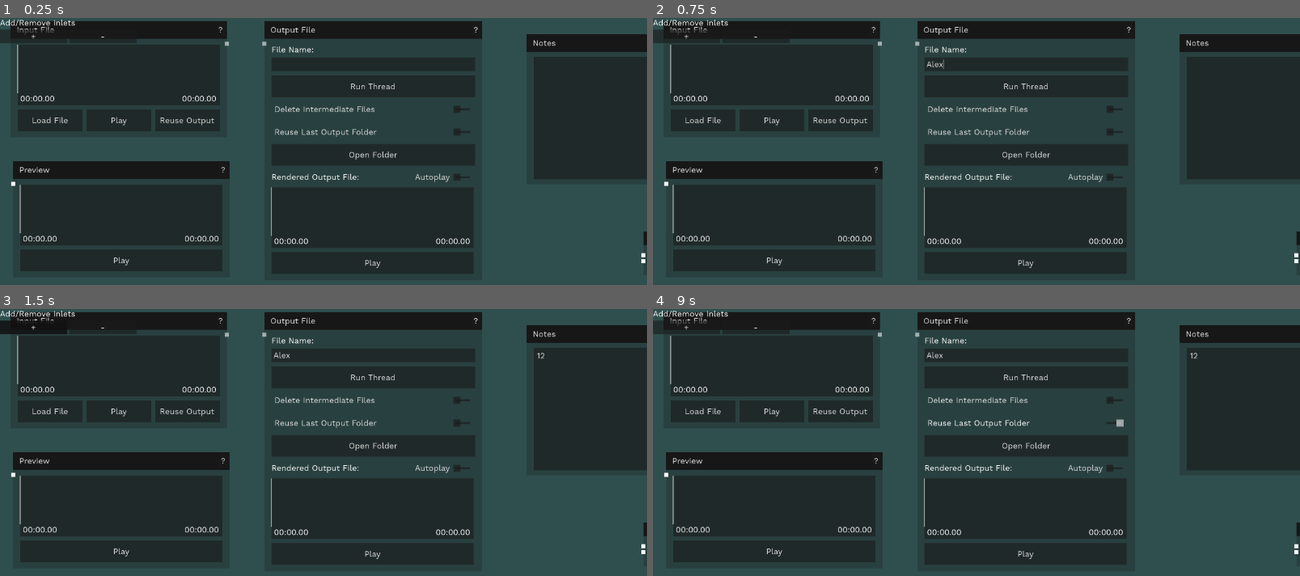
Above: before the commit, frames 1-4 (two rows, left to right).
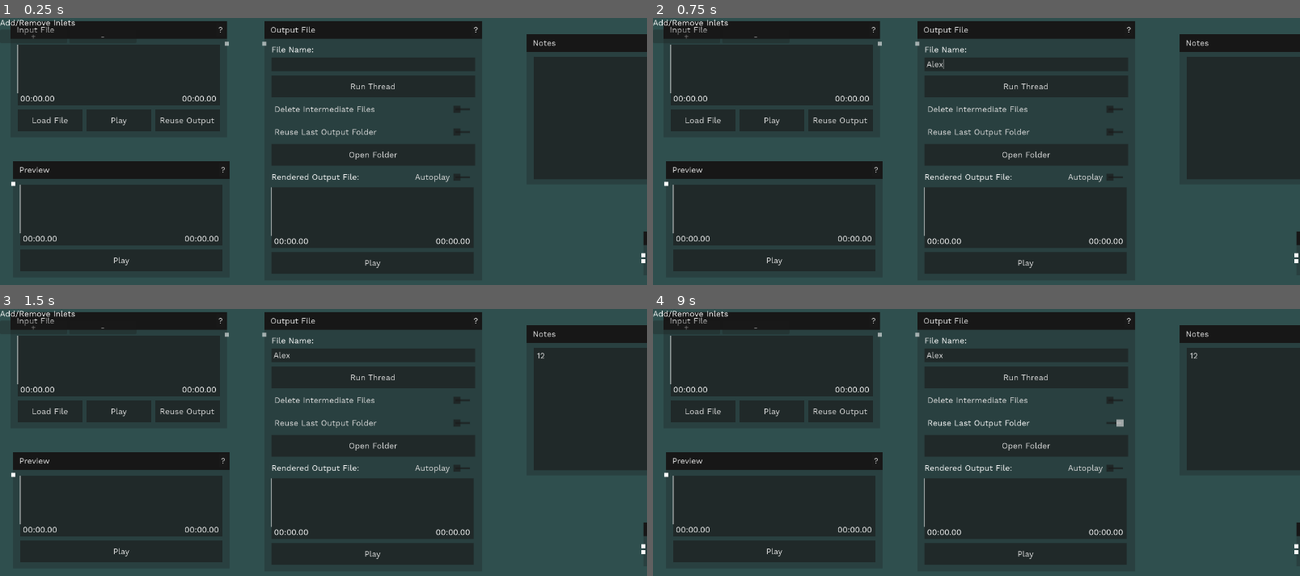
Above: after the commit, the same moments.

Repository: meefs/SoundThread
Game: Godot game, scene res://scenes/Nodes/addremoveinlets.tscn
Two runs of this game, one before a commit and one after it. Both use one fixed random seed, a clock stepped at 60 frames per second and the inputs below. This scene is started directly instead of the project's main scene.
Inputs (mouse positions are in pixels of both pictures, inside the frame that each line leads up to):
- Up to frame 1 (0.25 s): no input
- Up to frame 2 (0.75 s): click (1028, 63) at 0.52 s; type "Alex" at 0.6 s
- Up to frame 3 (1.5 s): click (621, 410) at 0.75 s; type "12" at 0.83 s; click (32, 327) at 1.25 s, where only the run before the commit has a clickable "+"
- Up to frame 4 (9 s): click (756, 327) at 2 s, where only the run before the commit has a clickable "-"; click "Play" at 2.75 s; click "Play" at 3.5 s; click "?" at 4.25 s; click "Reuse Output" at 5 s; click (769, 359) at 5.77 s; click "?" at 6.5 s; click "?" at 7.25 s; click "Run Thread" at 8 s; click "Reuse Last Output Folder" at 8.75 s

The runs differ from the first frame. In frame 1, less than 0.1% of the frame differs, in the area x 2-17%, y 4-8%; in frame 2, less than 0.1%; in frame 3, 0.3%, in the area x 0-17%, y 4-10%; in frame 4, less than 0.1%.
Error in both runs: Attempt to call function 'get_length' in base 'null instance' on a null instance. (res://scenes/Nodes/audioplayer.gd:228)

Commit message:
fully implemented add/remove inlet ui

Diff:
--- a/scenes/Nodes/addremoveinlets.gd
+++ b/scenes/Nodes/addremoveinlets.gd
@@ -2,12 +2,35 @@
 
 signal add_inlet
 signal remove_inlet
+var minimum_inlet_count
+var maximum_inlet_count
+var current_inlet_count
 
+func _ready() -> void:
+	minimum_inlet_count = get_meta("min")
+	maximum_inlet_count = get_meta("max")
+	current_inlet_count = get_meta("default")
+	check_buttons()
 
 
 func _on_add_inlet_button_button_down() -> void:
 	add_inlet.emit()
+	current_inlet_count += 1
+	check_buttons()
 
 
 func _on_remove_inlet_button_button_down() -> void:
 	remove_inlet.emit()
+	current_inlet_count -= 1
+	check_buttons()
+
+func check_buttons():
+	if current_inlet_count == maximum_inlet_count:
+		$VBoxContainer/HBoxContainer/AddInletButton.disabled = true
+	else:
+		$VBoxContainer/HBoxContainer/AddInletButton.disabled = false
+
+	if current_inlet_count == minimum_inlet_count:
+		$VBoxContainer/HBoxContainer/RemoveInletButton.disabled = true
+	else:
+		$VBoxContainer/HBoxContainer/RemoveInletButton.disabled = false
--- a/scenes/Nodes/addremoveinlets.tscn
+++ b/scenes/Nodes/addremoveinlets.tscn
@@ -30,11 +30,13 @@
 [node name="AddInletButton" type="Button" parent="VBoxContainer/HBoxContainer"]
 layout_mode = 2
 size_flags_horizontal = 3
+tooltip_text = "Add new inlet to node"
 text = "+"
 
 [node name="RemoveInletButton" type="Button" parent="VBoxContainer/HBoxContainer"]
 layout_mode = 2
 size_flags_horizontal = 3
+tooltip_text = "Remove last inlet from node"
 text = "-"
 
 [connection signal="button_down" from="VBoxContainer/HBoxContainer/AddInletButton" to="." method="_on_add_inlet_button_button_down"]
--- a/scenes/Nodes/node_logic.gd
+++ b/scenes/Nodes/node_logic.gd
@@ -68,27 +68,39 @@
 	open_help.emit(self.get_meta("command"), self.title)
 
 func add_inlet_to_node():
+	#called when the + button is pressed on an addremoveinlets node in the graphnode
 	var inlet_count = self.get_input_port_count()
 	var child_count = self.get_child_count()
 
+	#check if the number of children is less than the new inlet count
 	if child_count < inlet_count + 1:
+		#if so add a new control node for the inlet to connect to
 		var control = Control.new()
 		control.custom_minimum_size.y = 57
+		#give it this meta so it can be found and removed later if needed
 		control.set_meta("dummynode", true)
 		add_child(control)
+		#move the ui for adding/removing inlets to the bottom of the node
 		move_child(get_node("addremoveinlets"), get_child_count() - 1)
 
+	#add the inlet using the same parameters as the first inlet
 	set_slot(inlet_count, true, get_input_port_type(0), get_input_port_color(0), false, 0, get_input_port_color(0))
 
 func remove_inlet_from_node():
 	var inlet_count = self.get_input_port_count()
 	var child_count = self.get_child_count()
 
+	#emit a signal to the graphedit script to remove any connections to this inlet
 	inlet_removed.emit(self.get_name(), child_count - 1)
+	#remove the inlet note inlet idx starts at 0 hence inlet_count -1
 	set_slot(inlet_count - 1, false, get_input_port_type(0), get_input_port_color(0), false, 0, get_input_port_color(0))
 
+	#check if a dummy control node has been added to make this inlet -2 because bottom node is the ui for adding removing inlets and idx starts at 0
 	if get_child(child_count - 2).has_meta("dummynode"):
+		#remove the dummy node
 		get_child(child_count - 2).queue_free()
+		#wait a frame for it to be removed
 		await get_tree().process_frame
+		#update the size of the graphnode to shrink to fit smaller ui
 		update_minimum_size()
 		size.y = get_combined_minimum_size().y
--- a/scenes/main/process_help.json
+++ b/scenes/main/process_help.json
@@ -2620,8 +2620,8 @@
 	"outputtype": "[0]",
 	"parameters": {
 	  "param1": {
-		"paramname": "",
-		"paramdescription": "",
+		"paramname": "Add/Remove Inlets",
+		"paramdescription": "Adds or removes inlets on the node to allow for more input files",
 		"automatable": false,
 		"outputduration": false,
 		"time": false,
@@ -2631,7 +2631,7 @@
 		"minrange": 2.0,
 		"maxrange": -1.0,
 		"step": "",
-		"value": "",
+		"value": 2.0,
 		"exponential": false,
 		"uitype": "addremoveinlets"
 	  }
--- a/scenes/main/scripts/graph_edit.gd
+++ b/scenes/main/scripts/graph_edit.gd
@@ -238,12 +238,14 @@
 						addremove.name = "addremoveinlets"
 
 						#get parameters
-						var minrange = param_data.get("minrange", 0)
-						var maxrange = param_data.get("maxrange", 10)
+						var min_inlets = param_data.get("minrange", 0)
+						var max_inlets = param_data.get("maxrange", 10)
+						var default_inlets = param_data.get("value", 1)
 
 						#set meta
-						addremove.set_meta("min", minrange)
-						addremove.set_meta("max", maxrange)
+						addremove.set_meta("min", min_inlets)
+						addremove.set_meta("max", max_inlets)
+						addremove.set_meta("default", default_inlets)
 
 						graphnode.add_child(addremove)
 
